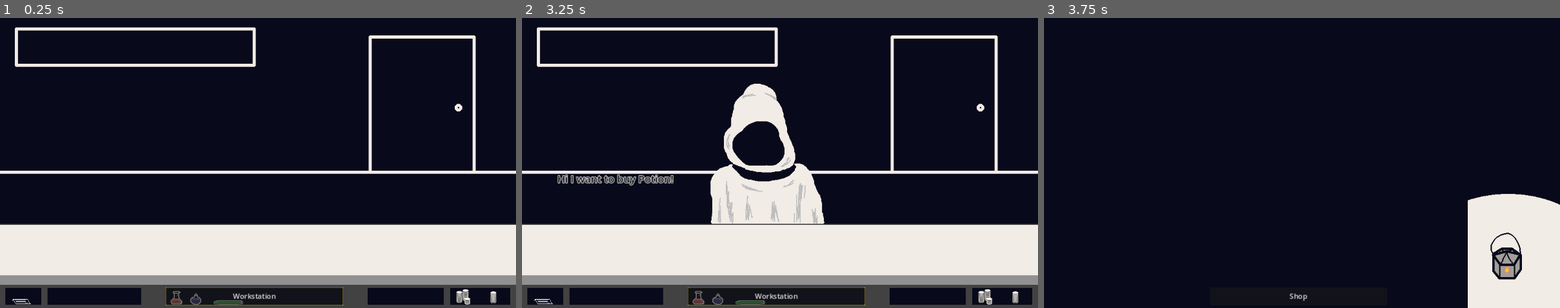
Above: before the commit, frames 1-3 (left to right).
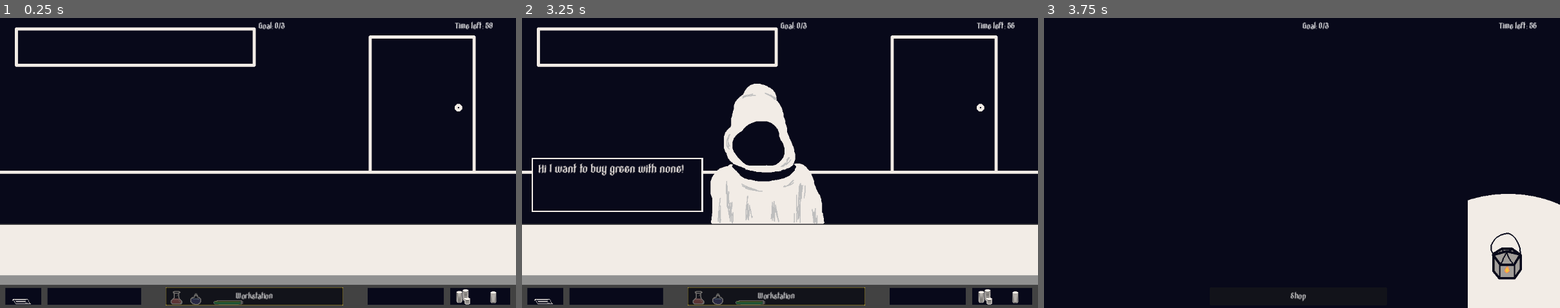
Above: after the commit, the same moments.

Repository: slowstate/blackout-brewery
Game: Godot game, scene res://scenes/main.tscn
The game is run twice, just before and just after one commit, with the same random seed, the same clock (stepped at 60 frames per second) and the same inputs.
Inputs:
- Up to frame 1 (0.25 s): no input
- Up to frame 2 (3.25 s): click "Workstation" at 0.5 s; click "Shop" at 1.25 s; click "Workstation" at 2 s; click "Shop" at 2.75 s
- Up to frame 3 (3.75 s): click "Workstation" at 3.5 s

The runs differ from the first frame. In frame 1, 0.3% of the frame differs, in the area x 45-96%, y 1-98%; in frame 2, 1.9%, in the area x 1-96%, y 1-98%; in frame 3, 0.2%.

Commit message:
Added logic to submit potion to customer, day timer and order goals

Diff:
--- a/scenes/customer.tscn
+++ b/scenes/customer.tscn
@@ -1,12 +1,15 @@
-[gd_scene load_steps=4 format=3 uid="uid://bdlmeq0gpkfhd"]
+[gd_scene load_steps=6 format=3 uid="uid://bdlmeq0gpkfhd"]
 
 [ext_resource type="Script" path="res://scripts/customer.gd" id="1_t2dt5"]
 [ext_resource type="Texture2D" uid="uid://mq4psnlum8dl" path="res://assets/sprites/customer.png" id="2_6e5af"]
+[ext_resource type="FontFile" uid="uid://b0trcqqmj3o8" path="res://assets/fonts/PurevilRegular-6RaD6.ttf" id="3_1d7gm"]
+
+[sub_resource type="CanvasTexture" id="CanvasTexture_fp3fq"]
 
 [sub_resource type="LabelSettings" id="LabelSettings_644yo"]
+font = ExtResource("3_1d7gm")
 font_size = 23
-font_color = Color(0, 0, 0, 1)
-outline_size = 5
+font_color = Color(0.94902, 0.92549, 0.901961, 1)
 
 [node name="Customer" type="Node2D"]
 script = ExtResource("1_t2dt5")
@@ -23,14 +26,33 @@
 offset_right = -91.0
 offset_bottom = 85.0
 
+[node name="TextureRect2" type="TextureRect" parent="Order"]
+modulate = Color(0.94902, 0.92549, 0.901961, 1)
+offset_left = -424.0
+offset_top = -57.0
+offset_right = -41.0
+offset_bottom = 64.0
+texture = SubResource("CanvasTexture_fp3fq")
+
+[node name="TextureRect" type="TextureRect" parent="Order"]
+modulate = Color(0.0313726, 0.0352941, 0.101961, 1)
+layout_mode = 0
+offset_left = -421.0
+offset_top = -54.0
+offset_right = -44.0
+offset_bottom = 61.0
+texture = SubResource("CanvasTexture_fp3fq")
+
 [node name="OrderDialog" type="Label" parent="Order"]
 layout_mode = 0
-offset_left = -366.0
-offset_top = -27.0
-offset_right = -222.0
-offset_bottom = 5.0
-text = "X"
+offset_left = -409.0
+offset_top = -45.0
+offset_right = -56.0
+offset_bottom = 49.0
+text = "Placeholder text"
 label_settings = SubResource("LabelSettings_644yo")
+autowrap_mode = 2
+text_overrun_behavior = 3
 text_direction = 1
 
 [node name="Timer" type="Timer" parent="."]
--- a/scenes/main.tscn
+++ b/scenes/main.tscn
@@ -1,8 +1,9 @@
-[gd_scene load_steps=4 format=3 uid="uid://cqal78kfc8kbf"]
+[gd_scene load_steps=5 format=3 uid="uid://cqal78kfc8kbf"]
 
 [ext_resource type="Script" path="res://scripts/main.gd" id="1_jn2jr"]
 [ext_resource type="PackedScene" uid="uid://b73anoref74kw" path="res://scenes/shop.tscn" id="2_5446u"]
 [ext_resource type="PackedScene" uid="uid://dyxfn6pp3hita" path="res://scenes/workstation.tscn" id="3_cia2w"]
+[ext_resource type="FontFile" uid="uid://b0trcqqmj3o8" path="res://assets/fonts/PurevilRegular-6RaD6.ttf" id="4_8kvh6"]
 
 [node name="Main" type="Node2D"]
 script = ExtResource("1_jn2jr")
@@ -12,13 +13,42 @@
 [node name="Shop" parent="." instance=ExtResource("2_5446u")]
 
 [node name="Workstation" parent="." instance=ExtResource("3_cia2w")]
+visible = false
 
 [node name="CustomerSpawnTimer" type="Timer" parent="."]
 wait_time = 5.0
 one_shot = true
 
+[node name="DayTimer" type="Timer" parent="."]
+
+[node name="Control" type="Control" parent="."]
+layout_mode = 3
+anchors_preset = 0
+offset_right = 40.0
+offset_bottom = 40.0
+
+[node name="DayTimerLabel" type="Label" parent="Control"]
+layout_mode = 0
+offset_left = 439.0
+offset_top = -315.0
+offset_right = 503.0
+offset_bottom = -292.0
+theme_override_fonts/font = ExtResource("4_8kvh6")
+text = "Time left:"
+
+[node name="OrderGoalLabel" type="Label" parent="Control"]
+layout_mode = 0
+offset_left = 1.0
+offset_top = -315.0
+offset_right = 97.0
+offset_bottom = -292.0
+theme_override_fonts/font = ExtResource("4_8kvh6")
+text = "Goal: 0/0"
+
+[connection signal="potionSubmitted" from="Shop" to="Workstation" method="_on_shop_potion_submitted"]
 [connection signal="shopButtonPressed" from="Shop" to="." method="_on_shop_shop_button_pressed"]
 [connection signal="potionUpdated" from="Workstation" to="Shop" method="_on_workstation_potion_updated"]
 [connection signal="workstationButtonPressed" from="Workstation" to="." method="_on_workstation_workstation_button_pressed"]
 [connection signal="workstationButtonPressed" from="Workstation" to="Shop" method="_on_workstation_workstation_button_pressed"]
 [connection signal="timeout" from="CustomerSpawnTimer" to="." method="_on_customer_spawn_timer_timeout"]
+[connection signal="timeout" from="DayTimer" to="." method="_on_day_timer_timeout"]
--- a/scenes/shop.tscn
+++ b/scenes/shop.tscn
@@ -1,8 +1,9 @@
-[gd_scene load_steps=4 format=3 uid="uid://b73anoref74kw"]
+[gd_scene load_steps=5 format=3 uid="uid://b73anoref74kw"]
 
 [ext_resource type="Texture2D" uid="uid://dsmto516rffkp" path="res://assets/backgrounds/shop.png" id="1_1s1f2"]
 [ext_resource type="Script" path="res://scripts/shop.gd" id="1_rbtev"]
 [ext_resource type="PackedScene" uid="uid://3tinlc3aoc6m" path="res://scenes/potion.tscn" id="3_nms6y"]
+[ext_resource type="FontFile" uid="uid://b0trcqqmj3o8" path="res://assets/fonts/PurevilRegular-6RaD6.ttf" id="3_s6rr8"]
 
 [node name="Shop" type="Node2D"]
 script = ExtResource("1_rbtev")
@@ -15,6 +16,7 @@
 offset_top = 278.0
 offset_right = 190.0
 offset_bottom = 318.0
+theme_override_fonts/font = ExtResource("3_s6rr8")
 text = "Workstation"
 
 [node name="Potion" parent="." instance=ExtResource("3_nms6y")]
--- a/scenes/workstation.tscn
+++ b/scenes/workstation.tscn
@@ -6,6 +6,7 @@
 [ext_resource type="PackedScene" uid="uid://vm1l6c0v2knu" path="res://scenes/bottle.tscn" id="4_c1bbj"]
 [ext_resource type="PackedScene" uid="uid://cmjx6yh188wfx" path="res://scenes/potion_bases/green_potion_base.tscn" id="5_k4x1b"]
 [ext_resource type="PackedScene" uid="uid://3tinlc3aoc6m" path="res://scenes/potion.tscn" id="6_m7865"]
+[ext_resource type="FontFile" uid="uid://b0trcqqmj3o8" path="res://assets/fonts/PurevilRegular-6RaD6.ttf" id="7_gd148"]
 
 [node name="Workstation" type="Node2D"]
 script = ExtResource("1_gyorl")
@@ -30,6 +31,7 @@
 offset_top = 278.0
 offset_right = 190.0
 offset_bottom = 318.0
+theme_override_fonts/font = ExtResource("7_gd148")
 text = "Shop"
 clip_text = true
 
--- a/scripts/customer.gd
+++ b/scripts/customer.gd
@@ -1,10 +1,14 @@
 extends Node2D
 
 signal customerOrderTimeout
-var order = ""
+signal customerOrderComplete
+signal customerOrderWrong
+var orderBase
+var orderIngredient
 var orderFulfilled = false
 
 @onready var timer = $Timer
+@onready var order_dialog = $Order/OrderDialog
 
 # Called when the node enters the scene tree for the first time.
 func _ready():
@@ -18,18 +22,21 @@
 	pass
 
 func generate_order():
-	var orders = []
-	order = "Potion"
-	get_node("Order/OrderDialog").text = "Hi I want to buy " + order + "!"
+	orderBase = randi_range(1, Recipes.bases.size()-1)
+	orderIngredient = randi_range(0, Recipes.ingredients.size()-1)
+	order_dialog.text = "Hi I want to buy " + Recipes.bases.find_key(orderBase) + " with " + Recipes.ingredients.find_key(orderIngredient) + "!"
 
 func check_order(potion):
-	if potion.base.name == order:
+	if potion.base == orderBase && potion.ingredient == orderIngredient:
 		orderFulfilled = true
-		get_node("").text = "Thank you for the " + order + "!"
+		order_dialog.text = "Thank you for the " + Recipes.bases.find_key(orderBase) + " with " + Recipes.ingredients.find_key(orderIngredient) + "!"
 		timer.stop()
-		queue_free()
+		timer.wait_time = 4
+		timer.start()
+		customerOrderComplete.emit()
 	else:
-		get_node("").text = "I'm still waiting for my " + order
+		order_dialog.text ="I'm still waiting for my " + Recipes.bases.find_key(orderBase) + " with " + Recipes.ingredients.find_key(orderIngredient)
+		customerOrderWrong.emit()
 
 func _on_timer_timeout():
 	customerOrderTimeout.emit()
--- a/scripts/main.gd
+++ b/scripts/main.gd
@@ -5,11 +5,18 @@
 @onready var shop = $Shop
 @onready var workstation = $Workstation
 @onready var customer_spawn_timer = $CustomerSpawnTimer
+@onready var day_timer = $DayTimer
+@onready var day_timer_label = $Control/DayTimerLabel
+@onready var order_goal_label = $Control/OrderGoalLabel
 
+var current_day = 1
+var order_goal
+var orders_completed
 var current_customer
 
 # Called when the node enters the scene tree for the first time.
 func _ready():
+	_start_day()
 	shop.visible = true
 	workstation.visible = false
 
@@ -19,7 +26,11 @@
 
 # Called every frame. 'delta' is the elapsed time since the previous frame.
 func _process(delta):
-	pass
+	if orders_completed >= order_goal:
+		_finish_day()
+	day_timer_label.text = "Time left: " + str(int(day_timer.time_left))
+	order_goal_label.text = "Goal: " + str(orders_completed) + "/" + str(order_goal)
+
 
 func _on_shop_shop_button_pressed():
 	shop.visible = false
@@ -36,7 +47,9 @@
 		current_customer.queue_free()
 	current_customer = customer_scene.instantiate()
 	current_customer.customerOrderTimeout.connect(_customer_order_timeout)
-	#current_customer.add_to_group("Customer")
+	current_customer.customerOrderComplete.connect(_customer_order_complete)
+	current_customer.customerOrderWrong.connect(_customer_order_wrong)
+	current_customer.add_to_group("Customer")
 	shop.add_child(current_customer)
 
 
@@ -45,7 +58,33 @@
 	customer_spawn_timer.wait_time = randi_range(3, 5)
 	customer_spawn_timer.start()
 
+func _customer_order_complete():
+	orders_completed += 1
+
+func _customer_order_wrong():
+	day_timer.wait_time = day_timer.time_left - 3
+	day_timer.start()
+
 func _on_potion_updated(updated_potion):
 	if current_customer != null:
 		if updated_potion.base.name == current_customer.order:
 			current_customer.check_order(updated_potion)
+
+func _start_day():
+	order_goal = 2 + current_day
+	orders_completed = 0
+	day_timer.wait_time = 60
+	day_timer.start()
+
+func _finish_day():
+	print("Day finished!")
+	#pause game
+	#victory screen
+	#press button to continue
+	current_day += 1
+	_start_day()
+
+
+func _on_day_timer_timeout():
+	#gameover
+	print("Game over")
--- a/scripts/potion.gd
+++ b/scripts/potion.gd
@@ -35,10 +35,9 @@
 
 func _potion_updated():
 	if bottle == Recipes.bottle.added:
-		print("change potion sprite")
 		sprite_2d.texture = bottle_sprite
 	else: sprite_2d.texture = null
-	print("Potion updated: " + str(sprite_2d.texture) + "| properties: bottle[" + str(bottle) + "] base[" + str(base) + "] ingredient[" + "]")
+
 
 func _clear_potion():
 	bottle = Recipes.bottle.none
--- a/scripts/shop.gd
+++ b/scripts/shop.gd
@@ -1,8 +1,9 @@
 extends Node2D
 
 signal shopButtonPressed
+signal potionSubmitted
 
-@onready var customer = $Customer
+#@onready var customer = $Customer
 @onready var potion = $Potion
 
 
@@ -24,10 +25,10 @@
 	potion.base = updatedPotion.base
 	potion.ingredient = updatedPotion.ingredient
 	potion.sprite_2d.texture = updatedPotion.sprite_2d.texture
-	print("updatedPotion: " + str(potion.sprite_2d.texture) + "| properties: bottle[" + str(potion.bottle) + "] base[" + str(potion.base) + "] ingredient[" + "]")
-
 
 func _on_potion_potion_clicked():
-	#get_tree().get_first_node_in_group("Customer")
-	customer.check_order()
-	print("submit potion")
+	var customer = get_tree().get_first_node_in_group("Customer")
+	if potion.bottle == Recipes.bottle.none || customer == null: return
+	customer.check_order(potion)
+	potion._clear_potion()
+	potionSubmitted.emit()
--- a/scripts/workstation.gd
+++ b/scripts/workstation.gd
@@ -30,3 +30,7 @@
 
 func _on_potion_potion_clicked():
 	potion._clear_potion()
+
+
+func _on_shop_potion_submitted():
+	potion._clear_potion()
Binary file added: assets/fonts/PurevilRegular-6RaD6.ttf
Not shown, added: assets/fonts/PurevilRegular-6RaD6.ttf.import
Not shown, changed: export/web/v0.1/index.apple-touch-icon.png.import
Not shown, changed: export/web/v0.1/index.icon.png.import
Not shown, changed: export/web/v0.1/index.png.import
Not shown: 1 places in scenes/workstation.tscn that only renumber resources
Not shown, added: assets/fonts/purevil-font.zip
Not shown, added: export/web/v0.1/index.apple-touch-icon.png
Not shown, added: export/web/v0.1/index.audio.worklet.js
Not shown, added: export/web/v0.1/index.html
Not shown, added: export/web/v0.1/index.icon.png
Not shown, added: export/web/v0.1/index.js
(and 6 more such lines)
